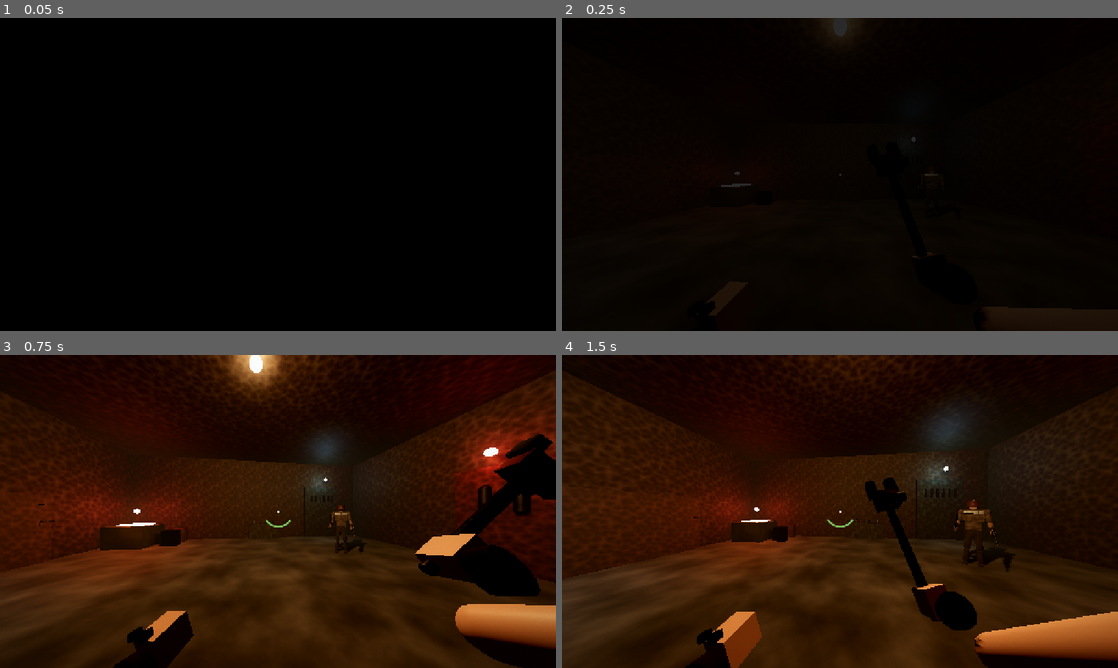
Above: before the commit, frames 1-4 (two rows, left to right).
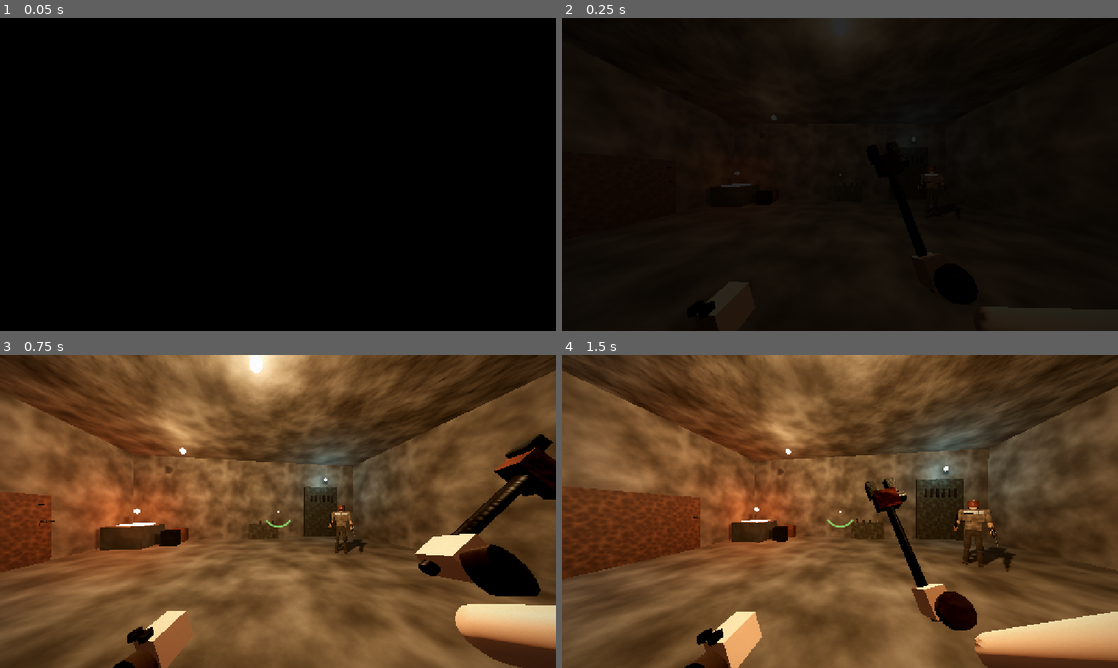
Above: after the commit, the same moments.

Repository: blackBlack11024/duel
Game: Godot game, scene res://main.tscn
Two runs of this game, one before a commit and one after it. Both use one fixed random seed, a clock stepped at 60 frames per second and the inputs below.
Inputs (mouse positions are in pixels of both pictures, inside the frame that each line leads up to):
- Up to frame 1 (0.05 s): no input
- Up to frame 2 (0.25 s): no input
- Up to frame 3 (0.75 s): tap Enter (ui_accept) at 0.5 s; move the mouse to (305, 511) at 0.52 s; hold Up (ui_up) from 0.53 s (still down); tap F (core) at 0.6 s; click (305, 511) at 0.67 s
- Up to frame 4 (1.5 s): keep holding Up (ui_up); tap Ctrl (jump) at 0.77 s; tap E (gadget) at 0.8, 1.35 s; move the mouse to (812, 511) at 1.27 s

Frame 1 is identical in both runs. In frame 2, 0.2% of the frame differs, in the area x 29-58%, y 2-97%; in frame 3, 94%; in frame 4, 95%, in the area x 0-100%, y 0-100%.

Commit message:
Disable online versus for now, add README, record decisions in GDD
Co-Authored-By: Claude Fable 5.2 <noreply@anthropic.com>
Claude-Session: https://claude.ai/code/session_01MJGNyDHyVxCLLvbqkqV2iD

Diff:
--- a/src/game.gd
+++ b/src/game.gd
@@ -4,6 +4,7 @@
 var S: Dictionary = {}
 const SAVE = "user://save.json"
 var mouse_sens = 0.0022
+const ONLINE = false   # 連線對戰暫時關閉。改成 true 會在工棚開出對戰的門。
 
 func _ready() -> void:
 	process_mode = Node.PROCESS_MODE_ALWAYS
--- a/src/hub.gd
+++ b/src/hub.gd
@@ -44,10 +44,10 @@
 	arena.half = Vector2(7, 6)
 	M.solid(arena, Vector3(16, 1, 14), Vector3(0, -0.5, 0), M.concrete(Color(0.3, 0.28, 0.26)))
 	for w in [[Vector3(1, 5, 14), Vector3(-7.5, 2.5, 0)], [Vector3(1, 5, 14), Vector3(7.5, 2.5, 0)], [Vector3(16, 5, 1), Vector3(0, 2.5, -6.5)], [Vector3(16, 5, 1), Vector3(0, 2.5, 6.5)], [Vector3(16, 1, 14), Vector3(0, 5.5, 0)]]:
-		M.solid(arena, w[0], w[1], M.rust(Color(0.32, 0.27, 0.22)))
+		M.solid(arena, w[0], w[1], M.concrete(Color(0.34, 0.31, 0.28)))
 	arena.sun.visible = false
-	arena.env.background_color = Color(0.02, 0.02, 0.02); arena.env.ambient_light_color = Color(0.5, 0.4, 0.3); arena.env.ambient_light_energy = 0.35; arena.env.fog_density = 0.01
-	arena._lamp(Vector3(0, 4.2, 1), Color(1.0, 0.8, 0.55), 3.0, 12, true)
+	arena.env.background_color = Color(0.02, 0.02, 0.02); arena.env.ambient_light_color = Color(0.6, 0.55, 0.5); arena.env.ambient_light_energy = 0.75; arena.env.fog_density = 0.01
+	arena._lamp(Vector3(0, 4.2, 1), Color(1.0, 0.85, 0.65), 4.0, 14, true); arena._lamp(Vector3(-3, 4.2, -3), Color(1.0, 0.85, 0.65), 2.5, 10); arena._lamp(Vector3(3, 4.2, 3.5), Color(1.0, 0.85, 0.65), 2.5, 10)
 	# 工作檯（改槍）
 	M.solid(arena, Vector3(2.6, 0.9, 0.9), Vector3(-6.2, 0.45, 2.5), M.wood(), Vector3(0, 90, 0))
 	M.box(arena, Vector3(0.5, 0.25, 0.3), Vector3(-6.3, 1.05, 3.2), M.iron()); arena._lamp(Vector3(-6.4, 2.2, 2.5), Color(0.9, 0.95, 1.0), 1.6, 5)
@@ -80,10 +80,11 @@
 	for k in 6:
 		M.box(arena, Vector3(0.12, 0.5, 0.05), Vector3(3.75 + k * 0.3, 2.6, -5.8), M.glow(Color(0.5, 0.85, 1.0), 2.5) if k < g else M.iron())
 	_st("door", Vector3(4.5, 1.6, -5.8))
-	# 對戰的門
-	M.box(arena, Vector3(0.2, 3.0, 2.0), Vector3(6.95, 1.5, 0.5), M.rust(Color(0.4, 0.2, 0.15))); arena._lamp(Vector3(6.4, 3.3, 0.5), Color(1.0, 0.3, 0.2), 1.6, 4)
-	for sx in [-0.3, 0.3]: M.cap(arena, 0.12, 0.9, Vector3(6.8, 2.0, 0.5 + sx), M.iron())
-	_st("lobby", Vector3(6.8, 1.6, 0.5))
+	# 對戰的門（G.ONLINE 關閉時不蓋）
+	if G.ONLINE:
+		M.box(arena, Vector3(0.2, 3.0, 2.0), Vector3(6.95, 1.5, 0.5), M.rust(Color(0.4, 0.2, 0.15))); arena._lamp(Vector3(6.4, 3.3, 0.5), Color(1.0, 0.3, 0.2), 1.6, 4)
+		for sx in [-0.3, 0.3]: M.cap(arena, 0.12, 0.9, Vector3(6.8, 2.0, 0.5 + sx), M.iron())
+		_st("lobby", Vector3(6.8, 1.6, 0.5))
 
 # ---------------- 覆寫 ----------------
 func _on_player_ev(n: String, data) -> void:
@@ -124,11 +125,13 @@
 		else: G.main.go("fight", {"mode": "story", "boss": G.boss_id()})
 		return
 	mode = id; row_i = 0; pctrl.locked = true; player.reset_intent(); hud.prompt(""); hud.hide_cross = true
+	pctrl.vm.visible = false; boss.ctrl = null; boss.set_state(St.IDLE); boss.reset_intent()
 	_build_rows()
 
 func _close() -> void:
 	if mode == "lobby" and Net.active: Net.close()
 	mode = ""; pctrl.locked = false; hud.hide_cross = false; _preview(""); G.save()
+	pctrl.vm.visible = true; boss.ctrl = ai
 	lobby = {"state": "menu", "code": [], "entry": [], "mode": 0, "pts": 10, "their": null, "ready": false}
 	_reequip()
 
--- a/src/hud.gd
+++ b/src/hud.gd
@@ -154,7 +154,7 @@
 func _draw_root() -> void:
 	var vs = root.size; var c = vs * 0.5
 	# 煙 / 蟲
-	if smoke > 0.01: root.draw_rect(Rect2(Vector2.ZERO, vs), Color(0.72, 0.7, 0.66, smoke * 0.9))
+	if smoke > 0.01: root.draw_rect(Rect2(Vector2.ZERO, vs), Color(0.72, 0.7, 0.66, smoke * 0.7))
 	if bugs > 0.01:
 		var t = Time.get_ticks_msec() * 0.001
 		for i in 70:
--- a/src/test.gd
+++ b/src/test.gd
@@ -20,6 +20,7 @@
 		"sim": _sim(args[i + 2], float(args[i + 3]), int(args[i + 4]))
 		"shot": _shot(args[i + 2], float(args[i + 3]))
 		"hub": _hubshot()
+		"net": _net(args[i + 2])
 
 func _mk(boss: String) -> Node:
 	var f = load("res://src/fight.gd").new(); f.cfg = {"mode": "story", "boss": boss}
@@ -76,3 +77,23 @@
 		get_viewport().get_texture().get_image().save_png("res://shots/hub_%s.png" % m)
 		h._close()
 	get_tree().quit()
+
+func _net(role: String) -> void:
+	var lo = {"melee": "laoban", "gun": "liukong", "gadget": "", "core": "xiejian", "mods": {}, "extra_flask": 0}
+	if role == "host":
+		Net.host()
+		await Net.peer_joined
+	else:
+		Net.join(Net.encode("127.0.0.1"))
+		await Net.peer_joined
+	print(role, " connected")
+	var f = load("res://src/fight.gd").new(); f.cfg = {"mode": "versus", "my": lo, "their": lo, "arena": "spillway"}
+	add_child(f)
+	var bot = BotS.new(); bot.skill = 0.5 if role == "host" else 0.2; f.pctrl.bot = bot
+	var t = 0.0
+	while t < 40.0:
+		await get_tree().create_timer(5.0).timeout
+		t += 5.0
+		if not is_instance_valid(f): break
+		print("%s t=%.0f myhp=%.0f foehp=%.0f wins=%s dist=%.1f state=%d" % [role, t, f.player.hp, f.boss.hp, str(f.wins), f.player.dist_to(f.boss), f.player.state])
+	get_tree().quit()
Not shown, changed: docs/GDD.md
